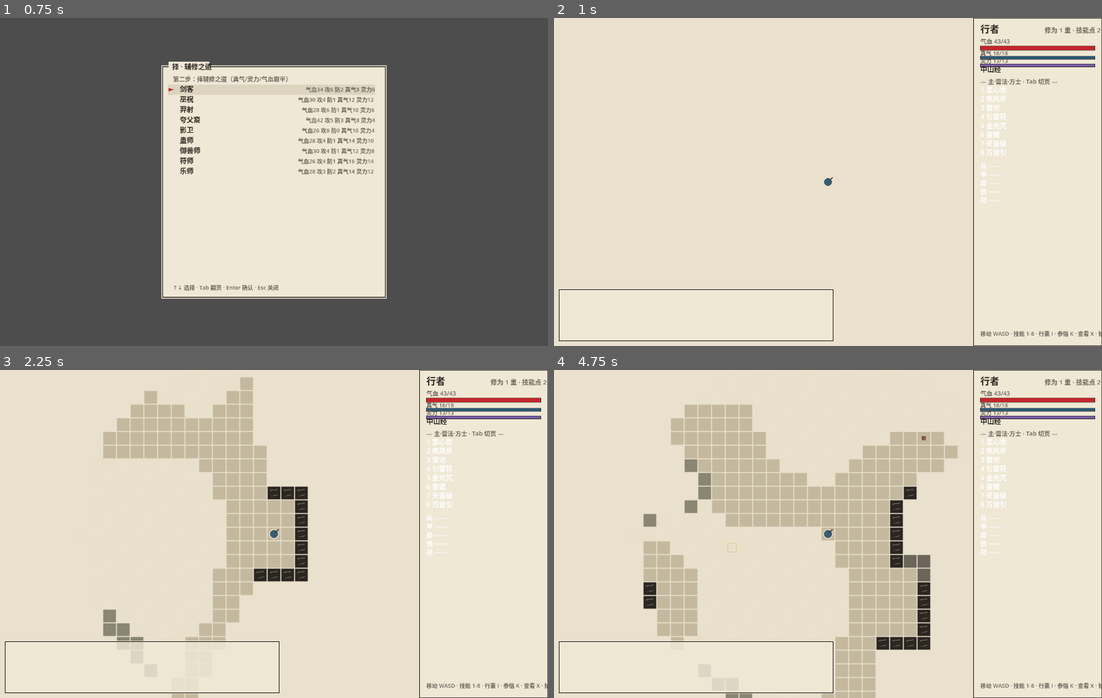
Above: before the commit, frames 1-4 (two rows, left to right).
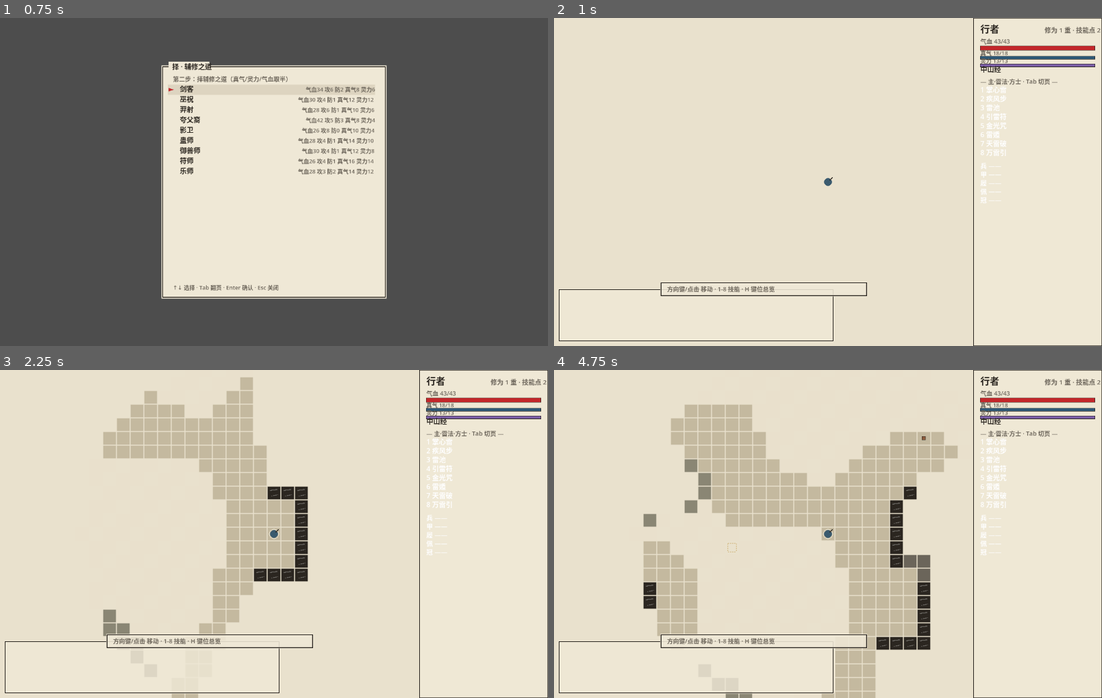
Above: after the commit, the same moments.

Repository: Edurle/shanhaijing_godot
Game: Godot game, scene res://scenes/main.tscn
The game is run twice, just before and just after one commit, with the same random seed, the same clock (stepped at 60 frames per second) and the same inputs.
Inputs (mouse positions are in pixels of both pictures, inside the frame that each line leads up to):
- Up to frame 1 (0.75 s): tap Enter at 0.5 s; move the mouse to (394, 165) at 0.52 s; hold Right from 0.53 s (still down); tap H at 0.6 s; click (394, 165) at 0.67 s
- Up to frame 2 (1 s): keep holding Right; tap Enter at 0.8 s
- Up to frame 3 (2.25 s): release Right at 1.25 s; tap Space at 1.25 s; drag from (164, 550) to (246, 599) at 1.27 s; tap Enter at 2 s; move the mouse to (328, 461) at 2.02 s; hold Right from 2.03 s (still down); tap Keypad Enter at 2.1 s
- Up to frame 4 (4.75 s): tap I at 2.3 s; release Right at 2.75 s; tap Space at 2.75 s; drag from (800, 599) to (663, 484) at 2.77 s; tap Enter at 3.5 s; move the mouse to (992, 583) at 3.52 s; hold Left 3.53-4.25 s; tap K at 3.6 s; tap X at 3.8 s; tap Escape at 4.15 s; drag from (663, 484) to (745, 452) at 4.27 s

Frame 1 is identical in both runs. In frame 2, 0.7% of the frame differs, in the area x 19-100%, y 80-98%; in frame 3, 0.8%; in frame 4, 0.9%.

Commit message:
操作提示：上下文提示条（门/山径/拾取/服丹/贴身敌按优先级）+ H键位总览浮层，侧栏静态键位行移除

Diff:
--- a/data/content/strings/en_US.json
+++ b/data/content/strings/en_US.json
@@ -277,5 +277,18 @@
   "bon_max_sp": "SP+{v}",
   "weapon_summary": "PHY{p}",
   "weapon_summary_element": "PHY{p}·{el}",
-  "tianshu_pending": "The tianshu volume stirs, but its ascension is not yet bound."
+  "tianshu_pending": "The tianshu volume stirs, but its ascension is not yet bound.",
+  "hint_default": "Arrows/click to move · 1-8 skills · H keymap",
+  "hint_melee": "Walk into a beast to strike (arrows/click)",
+  "hint_game_over": "The wanderer has fallen · restart to roam again",
+  "help_title": "Keymap",
+  "help_close": "H / Esc / click to close",
+  "help_row_move": "Move: arrows / WASD / click-to-travel (hold to repeat; halts on sight)",
+  "help_row_combat": "Combat: walk into beasts to strike; click one to approach & strike once",
+  "help_row_skill": "Skills: 1-8 cast page · Tab swaps class page · dimmed when unaffordable",
+  "help_row_target": "Aiming: ↑↓/Tab cycle · Enter/click cast · Esc/right-click cancel",
+  "help_row_item": "Items: G pickup · I inventory (Tab pages · Enter use/equip · U unequip)",
+  "help_row_grow": "Growth: K learn (cores & essences gate ults) · X examine (resist/element/threat)",
+  "help_row_interact": "Interact: E enter sealed gates / descend · Q return · stand on the stair",
+  "help_row_view": "View: wheel zoom · right-click stop travel / close menus / cancel aim"
 }
--- a/data/content/strings/zh_CN.json
+++ b/data/content/strings/zh_CN.json
@@ -278,5 +278,18 @@
   "bon_max_sp": "灵{v}",
   "weapon_summary": "物{p}",
   "weapon_summary_element": "物{p}·{el}",
-  "tianshu_pending": "天书残卷的参悟之力尚未苏醒（通关系统待接入）。"
+  "tianshu_pending": "天书残卷的参悟之力尚未苏醒（通关系统待接入）。",
+  "hint_default": "方向键/点击 移动 · 1-8 技能 · H 键位总览",
+  "hint_melee": "走向异兽即攻击（方向键/点击）",
+  "hint_game_over": "行者陨落 · 重新运行以再入山海",
+  "help_title": "键位总览",
+  "help_close": "H / Esc / 点击 关闭",
+  "help_row_move": "移动：方向键 / WASD / 左键点击寻路（长按连走；途中遇敌自停）",
+  "help_row_combat": "战斗：走向异兽即攻击；点击异兽自动接近并攻击一次",
+  "help_row_skill": "技能：1-8 施放当前页 · Tab 切主/副职业 · 资源不足时侧栏转灰",
+  "help_row_target": "瞄准：↑↓/Tab 换目标 · Enter/点击 施放 · Esc/右键 取消",
+  "help_row_item": "物品：G 拾取脚下 · I 行囊（Tab 翻页 · Enter 使用/装备 · U 卸下）",
+  "help_row_grow": "成长：K 参悟（大招需魔核，5/10 重需精魄） · X 查看敌情（抗性/五行/威胁）",
+  "help_row_interact": "交互：E 踏入朱印秘境门/深入下层 · Q 回返 · 站上山径三角处生效",
+  "help_row_view": "视角：滚轮缩放 · 右键 停止旅行/关闭菜单/取消瞄准"
 }
--- a/scripts/main.gd
+++ b/scripts/main.gd
@@ -14,8 +14,10 @@
 const MenuInventory := preload("res://scripts/view/ui/menu_inventory.gd")
 const MenuLearn := preload("res://scripts/view/ui/menu_learn.gd")
 const MenuExamine := preload("res://scripts/view/ui/menu_examine.gd")
-
-enum Mode { CLASS_SELECT, PLAY, INVENTORY, LEARN, EXAMINE, TARGETING, DIRECTION }
+const UiHintBarScript := preload("res://scripts/view/ui/hint_bar.gd")
+const UiHelpOverlayScript := preload("res://scripts/view/ui/help_overlay.gd")
+
+enum Mode { CLASS_SELECT, PLAY, INVENTORY, LEARN, EXAMINE, TARGETING, DIRECTION, HELP }
 
 const MOVE_REPEAT_MSEC := 130  # 长按连走节流
 const TRAVEL_STEP_INTERVAL := 0.075  # 点击旅行的步进节奏（秒/格）
@@ -33,6 +35,8 @@
 var menu_inventory: MenuInventory
 var menu_learn: MenuLearn
 var menu_examine: MenuExamine
+var hint_bar
+var help_overlay
 var mode := Mode.CLASS_SELECT
 
 # 瞄准/择向的进行中技能
@@ -72,8 +76,12 @@
 	menu_inventory = MenuInventory.new()
 	menu_learn = MenuLearn.new()
 	menu_examine = MenuExamine.new()
-	for panel in [sidebar, log_panel, target_info, menu_class, menu_inventory, menu_learn, menu_examine]:
+	hint_bar = UiHintBarScript.new()
+	help_overlay = UiHelpOverlayScript.new()
+	for panel in [sidebar, log_panel, target_info, menu_class, menu_inventory, menu_learn, menu_examine, hint_bar, help_overlay]:
 		ui.add_child(panel)
+	hint_bar.visible = false
+	help_overlay.visible = false
 	target_info.hide_panel()
 	for panel in [sidebar, log_panel, menu_inventory, menu_learn, menu_examine]:
 		panel.visible = false
@@ -131,6 +139,11 @@
 			_handle_targeting(keycode)
 		Mode.DIRECTION:
 			_handle_direction(keycode)
+		Mode.HELP:
+			if keycode in [KEY_H, KEY_ESCAPE, KEY_ENTER, KEY_KP_ENTER]:
+				help_overlay.close()
+				_set_mode(Mode.PLAY)
+				_refresh()
 
 
 func _start_game(class_pair: Array) -> void:
@@ -150,6 +163,9 @@
 	menu_inventory.setup_menu(engine)
 	menu_learn.setup_menu(engine)
 	menu_examine.setup_menu(engine)
+	hint_bar.setup(engine)
+	hint_bar.visible = true
+	help_overlay.setup_panel(engine)
 	menu_class.visible = false
 	board.setup(state.current, state.player)
 	_set_mode(Mode.PLAY)
@@ -208,6 +224,9 @@
 		KEY_TAB:
 			engine.active_page = 1 - engine.active_page
 			_refresh()
+		KEY_H:
+			help_overlay.open()
+			_set_mode(Mode.HELP)
 
 
 func _act(_acted: bool) -> void:
@@ -274,6 +293,11 @@
 		Mode.DIRECTION:
 			_exit_cast()
 			_refresh()
+		Mode.HELP:
+			help_overlay.click_at(pos)
+			if not help_overlay.visible:
+				_set_mode(Mode.PLAY)
+				_refresh()
 		Mode.PLAY:
 			_click_play(pos)
 
@@ -574,6 +598,9 @@
 	var view := get_viewport().get_visible_rect().size
 	sidebar.relayout(view)
 	log_panel.relayout(view)
+	hint_bar.relayout(view)
+	if help_overlay.visible:
+		help_overlay.relayout(view)
 	if menu_class.visible:
 		menu_class.relayout(view)
 	if menu_inventory.visible:
@@ -613,4 +640,6 @@
 	)
 	sidebar.refresh()
 	log_panel.refresh()
+	hint_bar.visible = mode == Mode.PLAY or mode == Mode.HELP
+	hint_bar.refresh()
 	board.queue_redraw()
--- /dev/null
+++ b/scripts/view/ui/help_overlay.gd
@@ -0,0 +1,47 @@
+class_name UiHelpOverlay
+extends UiPanel
+## 键位总览浮层（H 开关）：完整操作说明，现代+古典双轨都列出。
+
+const ROW_KEYS: PackedStringArray = [
+	"help_row_move", "help_row_combat", "help_row_skill", "help_row_target",
+	"help_row_item", "help_row_grow", "help_row_interact", "help_row_view",
+]
+
+var engine
+
+
+func setup_panel(p_engine) -> void:
+	engine = p_engine
+
+
+func open() -> void:
+	relayout(_viewport_size())
+	visible = true
+
+
+func close() -> void:
+	visible = false
+
+
+func relayout(view_size: Vector2) -> void:
+	setup_ui(Rect2(
+		(view_size.x - minf(700.0, view_size.x - 100.0)) / 2.0,
+		(view_size.y - 380.0) / 2.0,
+		minf(700.0, view_size.x - 100.0), 380.0), engine.content.text("help_title"))
+	queue_redraw()
+
+
+func click_at(_pos: Vector2) -> bool:
+	if visible:
+		close()
+	return visible
+
+
+func _draw() -> void:
+	draw_paper()
+	var x := panel_rect.position.x + 26
+	var y := panel_rect.position.y + 42
+	for row_key in ROW_KEYS:
+		draw_text_line(Vector2(x, y), "· " + engine.content.text(row_key), INK, 15)
+		y += 34
+	draw_text_line(Vector2(x, panel_rect.end.y - 22), engine.content.text("help_close"), INK_SOFT, 13)
--- /dev/null
+++ b/scripts/view/ui/hint_bar.gd
@@ -0,0 +1,74 @@
+class_name UiHintBar
+extends UiPanel
+## 上下文提示条：地图视口底部居中，只显示当前状态下有效的操作。
+## 优先级：陨落 > 交互物（门/山径/物品）> 低血服丹 > 贴身敌 > 默认。
+
+const BAR_WIDTH := 480.0
+const BAR_HEIGHT := 30.0
+const HEAL_HINT_RATIO := 0.45
+
+var engine
+
+
+func setup(p_engine) -> void:
+	engine = p_engine
+	relayout(_viewport_size())
+
+
+func relayout(view_size: Vector2) -> void:
+	# 地图区（去掉右侧栏）底部居中、悬于消息日志上方
+	var map_width: float = view_size.x - 300.0
+	setup_ui(Rect2(
+		(map_width - minf(BAR_WIDTH, map_width - 24.0)) / 2.0,
+		view_size.y - 148.0,
+		minf(BAR_WIDTH, map_width - 24.0), BAR_HEIGHT))
+	queue_redraw()
+
+
+func refresh() -> void:
+	queue_redraw()
+
+
+## 纯逻辑：当前情境提示文本（headless 可测）。
+func current_hint() -> String:
+	if engine == null:
+		return ""
+	var player = engine.player()
+	if engine.game_over:
+		return engine.content.text("hint_game_over")
+	var xy := Vector2i(player.x, player.y)
+	var map = engine.state.current
+	# 脚下交互物
+	if map.map_type == "world":
+		var gate: Dictionary = map.gate_at(xy.x, xy.y)
+		if not gate.is_empty():
+			var realm_name: String = engine.content.localize(engine.content.realms[gate["realm_id"]]["name"])
+			return "E " + engine.content.text("hint_enter_realm").format({"name": realm_name})
+	else:
+		if xy == map.downstairs_xy:
+			return "E " + engine.content.text("hint_descend")
+		if xy == map.upstairs_xy:
+			return "Q " + (engine.content.text("hint_realm_exit") if map.realm_depth <= 1 else engine.content.text("hint_realm_ascend"))
+	var item: Dictionary = map.item_at(xy.x, xy.y)
+	if not item.is_empty():
+		return "G " + engine.content.text("hint_pickup").format({"item": item["label"]})
+	# 低气血且行囊有疗伤丹
+	if float(player.fighter.hp()) / maxf(1.0, player.fighter.max_hp()) < HEAL_HINT_RATIO:
+		for held in player.inventory.items:
+			if String(held.get("consumable", {}).get("type", "")) == "heal":
+				return "I " + engine.content.text("hint_heal")
+	# 贴身可见敌
+	for actor in map.actors:
+		if actor.team != "player" and actor.is_alive() and maxi(absi(actor.x - xy.x), absi(actor.y - xy.y)) <= 1:
+			if map.is_visible(actor.x, actor.y):
+				return engine.content.text("hint_melee")
+	return engine.content.text("hint_default")
+
+
+func _draw() -> void:
+	var hint := current_hint()
+	if hint == "":
+		return
+	draw_rect(Rect2(panel_rect.position - Vector2(2, 2), panel_rect.size + Vector2(4, 4)), Color(PAPER, 0.88))
+	draw_rect(panel_rect, INK, false, 1.2)
+	draw_text_line(panel_rect.position + Vector2(14, 20), hint, INK_SOFT, 14)
--- a/scripts/view/ui/sidebar.gd
+++ b/scripts/view/ui/sidebar.gd
@@ -116,10 +116,6 @@
 		draw_text_line(Vector2(x, y), text, INK if not item.is_empty() else Color(170, 165, 155), 15)
 		y += 20
 
-	# 底部操作提示
-	draw_text_line(Vector2(x, _panel_height - 24),
-		"移动 WASD · 技能 1-8 · 行囊 I · 参悟 K · 查看 X · 拾取 G · 踏入 E/Q", INK_SOFT, 13)
-
 
 ## 侧栏半透明（不遮蔽棋盘边缘太多）。
 func draw_paper_dim() -> void:
--- a/tests/test_ui.gd
+++ b/tests/test_ui.gd
@@ -87,6 +87,40 @@
 	sidebar.refresh()
 	failed += _check(true, "")  # 到此无运行时错误即通过
 
+	# ---- 上下文提示条：情境切换 ----
+	var hint_bar = load("res://scripts/view/ui/hint_bar.gd").new()
+	root.add_child.call_deferred(hint_bar)
+	await process_frame
+	hint_bar.setup(engine)
+	# 贴身可见敌（前段摆放的烛龙在 11,10）→ 近战提示
+	var hint_melee: String = hint_bar.current_hint()
+	failed += _check(hint_melee.find("攻击") >= 0, "贴身敌提示攻击（%s）" % hint_melee)
+	map.actors.erase(monster)
+	monster.x = 19
+	monster.y = 19
+	var hint_default: String = hint_bar.current_hint()
+	failed += _check(hint_default.find("H") >= 0, "默认提示含 H 帮助（%s）" % hint_default)
+	# 脚下物品 → 拾取提示
+	var herb: Dictionary = content.build_item("lingzhi", 10, 10)
+	map.items.append(herb)
+	var hint_item: String = hint_bar.current_hint()
+	failed += _check(hint_item.find("G") >= 0 and hint_item.find("灵芝") >= 0, "站上物品提示拾取（%s）" % hint_item)
+	map.items.erase(herb)
+	# 低气血 + 疗伤丹 → 服丹提示
+	state.player.inventory.add(content.build_item("lingzhi"))
+	state.player.fighter.hurt(state.player.fighter.hp() - 1)
+	var hint_heal: String = hint_bar.current_hint()
+	failed += _check(hint_heal.find("I") >= 0, "低血提示服丹（%s）" % hint_heal)
+	# 帮助浮层：开关与行数
+	var help = load("res://scripts/view/ui/help_overlay.gd").new()
+	root.add_child.call_deferred(help)
+	await process_frame
+	help.setup_panel(engine)
+	help.open()
+	failed += _check(help.visible, "帮助浮层可打开")
+	help.click_at(Vector2(50, 50))
+	failed += _check(not help.visible, "帮助浮层点击关闭")
+
 	# ---- 技能摘要：主副职业首技能均非空 ----
 	var s1: String = Skills.summary(engine, state.player, content.skill_for_slot("leifa", 1))
 	var s2: String = Skills.summary(engine, state.player, content.skill_for_slot("fushi", 1))
Not shown, added: scripts/view/ui/help_overlay.gd.uid
Not shown, added: scripts/view/ui/hint_bar.gd.uid
